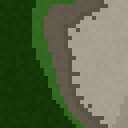
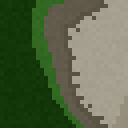
Revision of a layered 128px x 128px image; what changed, layer by layer:
painted on "Layer 0" over [64, 0, 76, 4]
